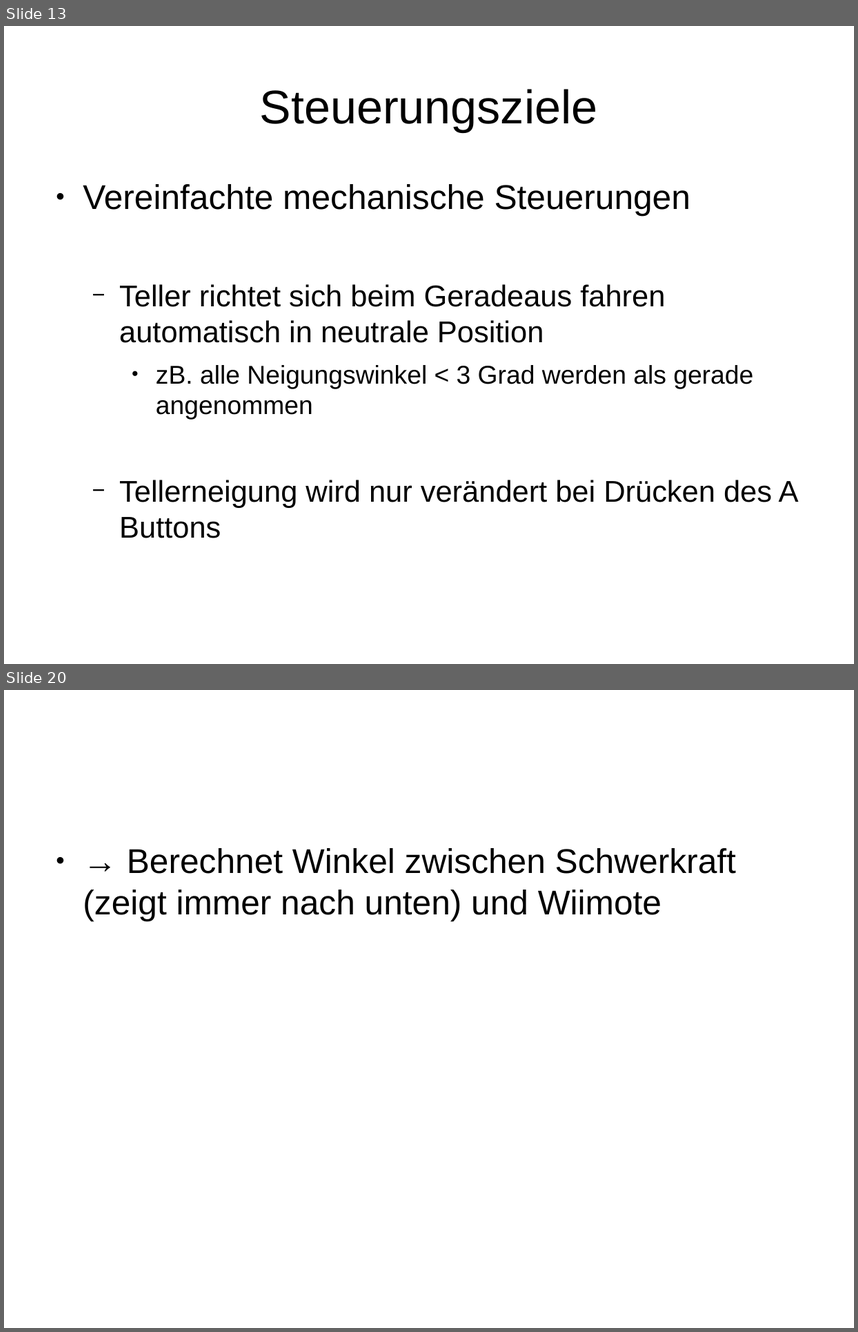
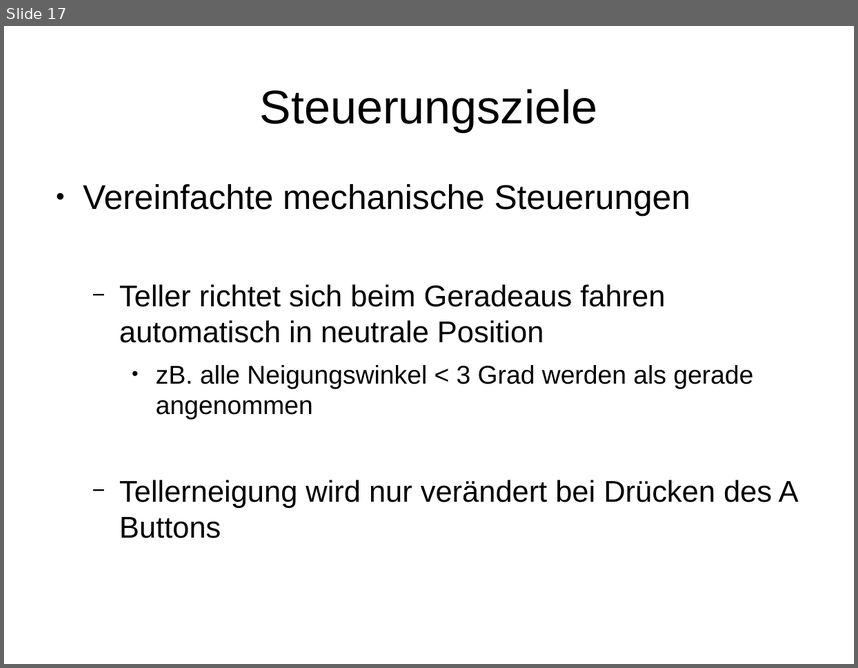
Before and after one commit to plumskl0/Keelan_Neo, a slide deck: VortragMileStoneOne.odp. Shown one above the other, each under a label of ours: slides 13 and 20 before the commit, slide 17 after it; the slides between them are not shown. The pictures are 858x1332 and 858x668 pixels, drawn with LibreOffice and Linux fonts; fonts in the diff are those of the drawing. Boxes give left, top, right and bottom in pixels: in the first picture for what was removed or moved away, otherwise in the second. Text is boxed around its words. In the diff, an @@ line names an element or a change of style, - is before the commit and + after.

```diff
--- a/VortragMileStoneOne.odp
+++ b/VortragMileStoneOne.odp
@@ slide 20 removed at (x1=4, y1=690, x2=854, y2=1328), background #FFFFFF @@
@@ text removed at (x1=83, y1=848, x2=736, y2=921) @@
-● → Berechnet Winkel zwischen Schwerkraft (zeigt immer nach unten) und Wiimote
@@ what was slide 13 is now slide 17 @@
```
Also in this commit, not shown: 3 slides changed, 5 slides added, 12 other slides removed.
